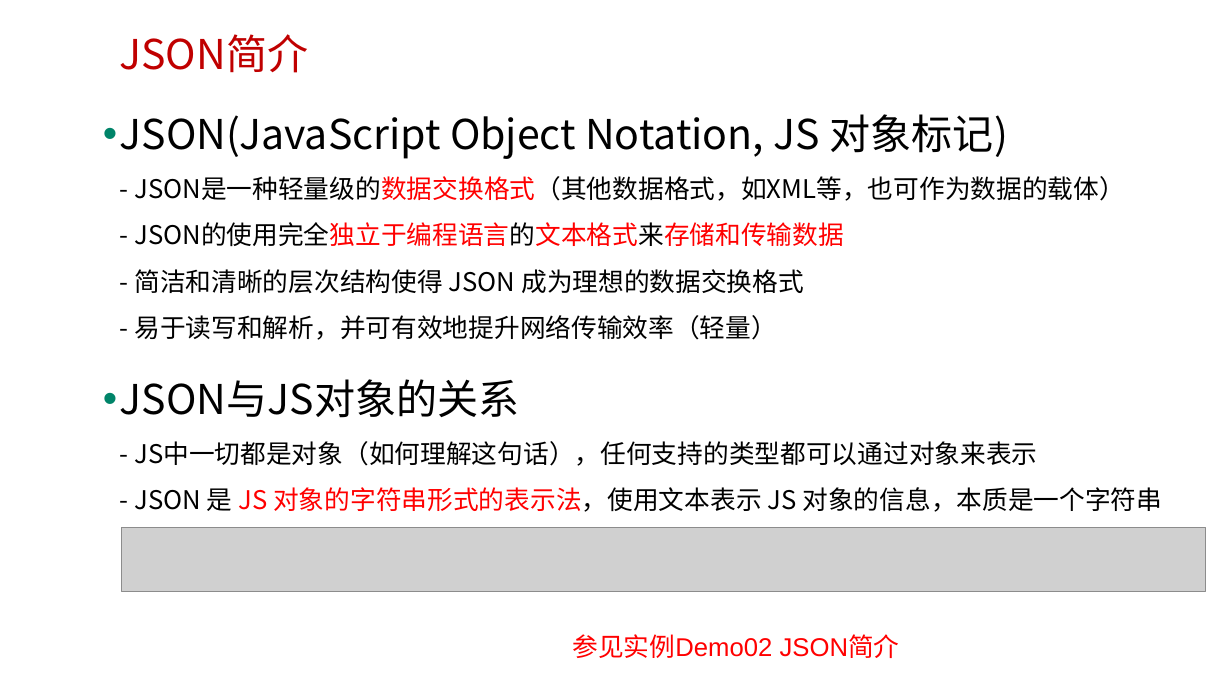
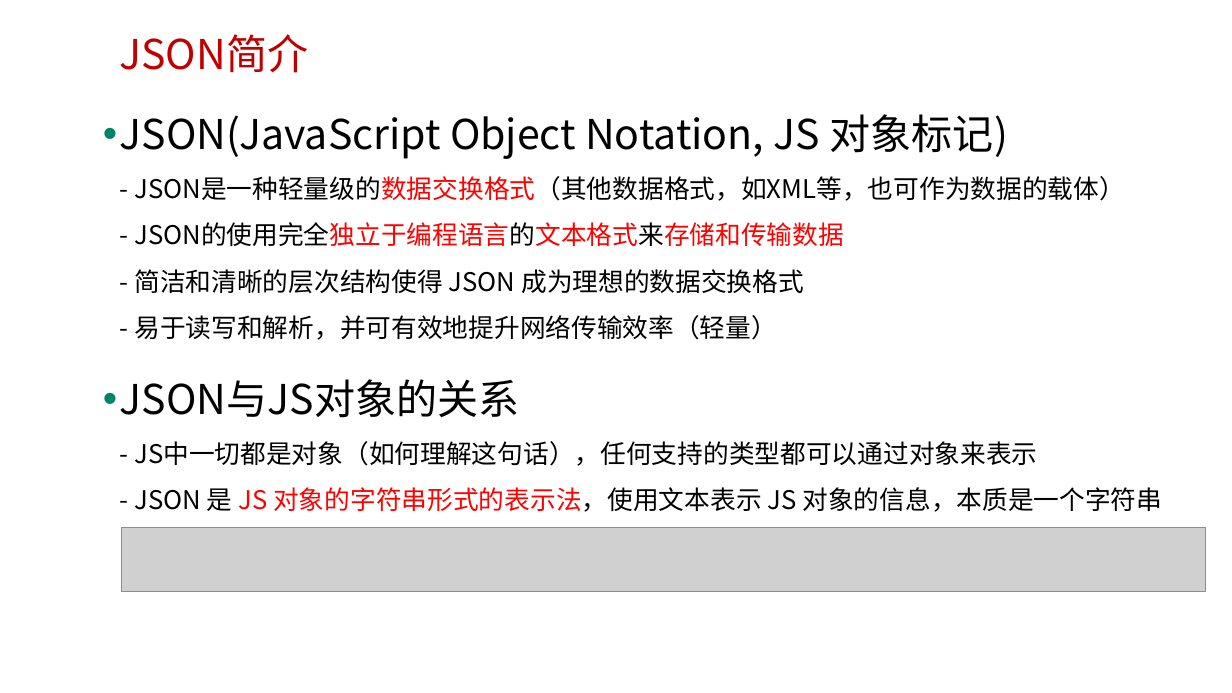
Before and after one commit to edu2act/course-javascript-advanced, a slide deck: slide 3 of 课程PPT/23.JS标准内置对象-非构造器（JSON）.pptx. Drawn at 1232x693 pixels with LibreOffice and Linux fonts; fonts in the diff are those of the drawing; grey boxes stand for pictures; background and template pictures are left out. Boxes give left, top, right and bottom in pixels: in the first picture for what was removed or moved away, otherwise in the second. Text is boxed around its words. In the diff, an @@ line names an element or a change of style, - is before the commit and + after.

```diff
--- a/课程PPT/23.JS标准内置对象-非构造器（JSON）.pptx
+++ b/课程PPT/23.JS标准内置对象-非构造器（JSON）.pptx
@@ text removed at <box>572,634,900,658</box> @@
-参见实例Demo02 JSON简介
```
Also in this commit, not shown: 3 other slides changed, 1 slide added, 3 other files.
